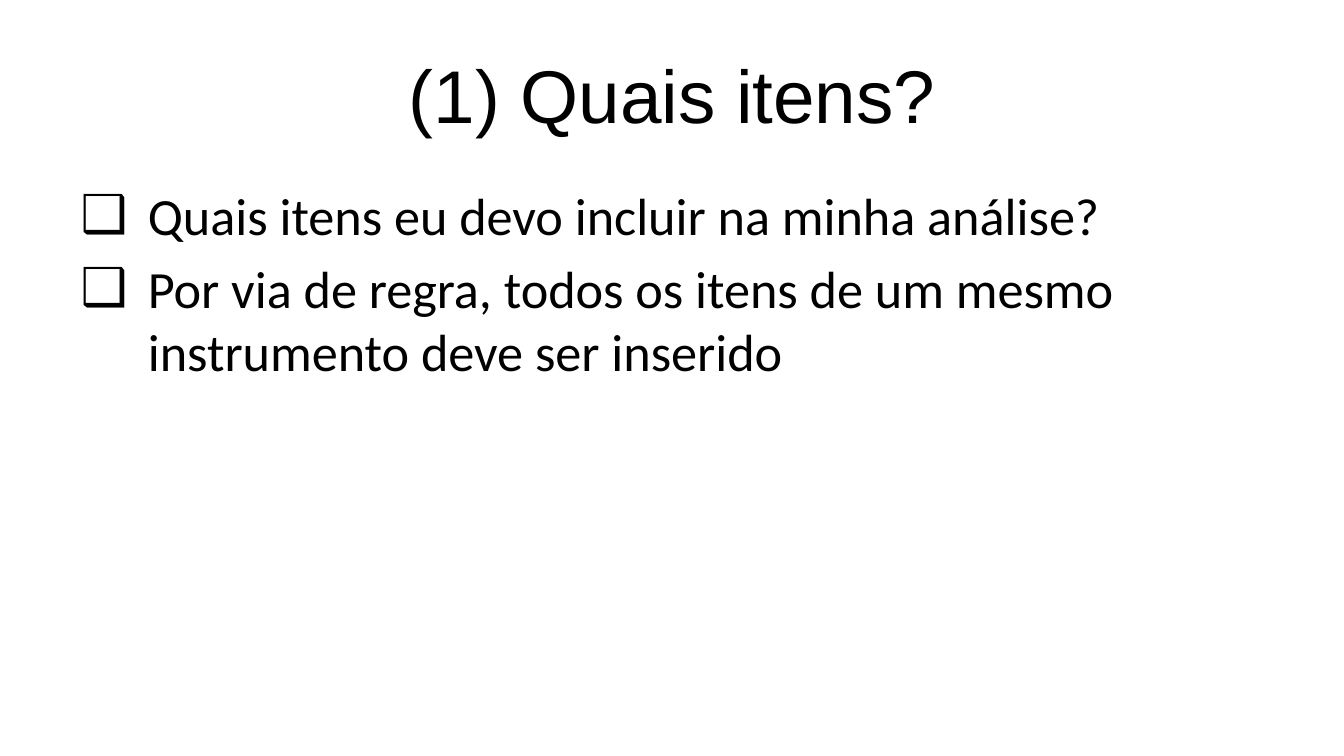
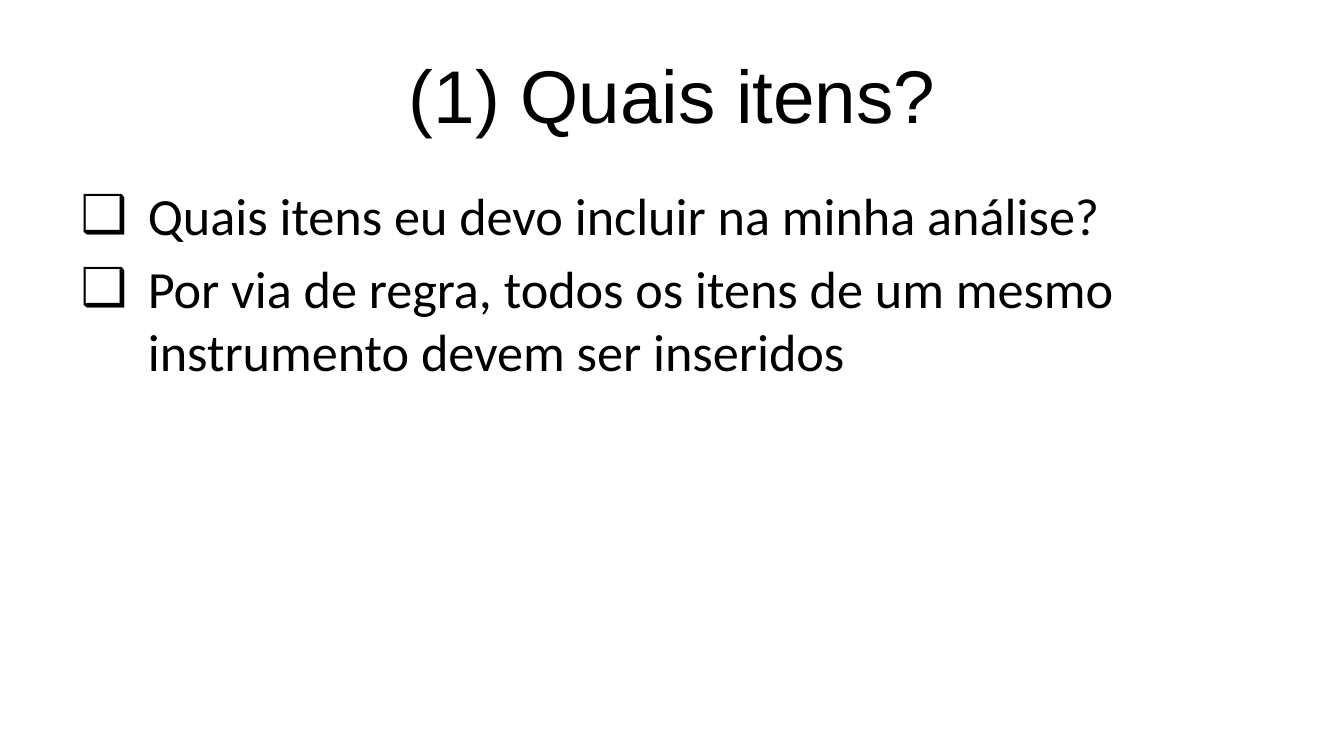
Before and after one commit to anovabr/psicometria_aplicada, a slide deck: slide 37 of slides/Aula 3 - A proposta da EFA.pptx (slide 23 before the commit). Drawn at 1344x756 pixels with LibreOffice and Linux fonts; fonts in the diff are those of the drawing; background and template pictures are left out. Boxes give left, top, right and bottom in pixels: in the first picture for what was removed or moved away, otherwise in the second. Text is boxed around its words. In the diff, an @@ line names an element or a change of style, - is before the commit and + after.

```diff
--- a/slides/Aula 3 - A proposta da EFA.pptx
+++ b/slides/Aula 3 - A proposta da EFA.pptx
@@ text at <box>148,271,1113,372</box>: text changed @@
-❑ Por via de regra, todos os itens de um mesmo instrumento deve ser inserido
+❑ Por via de regra, todos os itens de um mesmo instrumento devem ser inseridos
```
Also in this commit, not shown: 17 other slides changed, 16 slides added, 25 slides removed, 3 other files.
